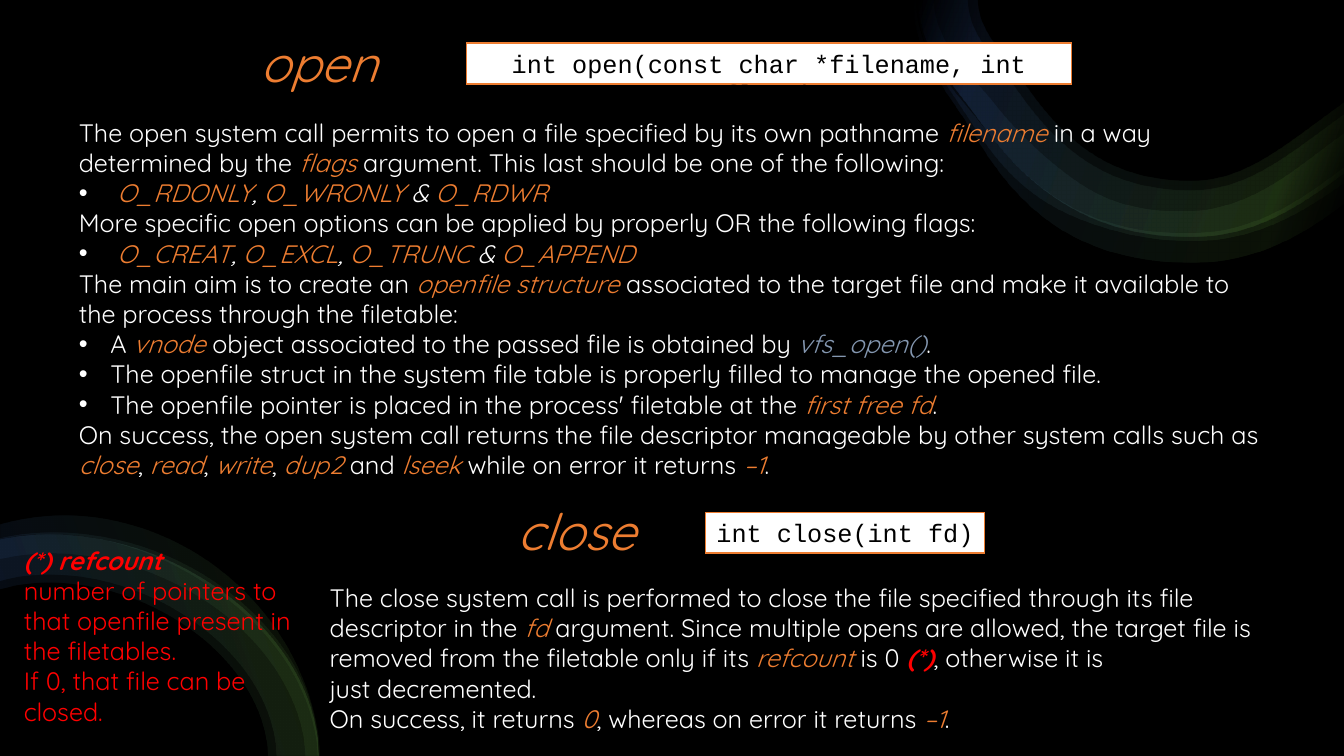
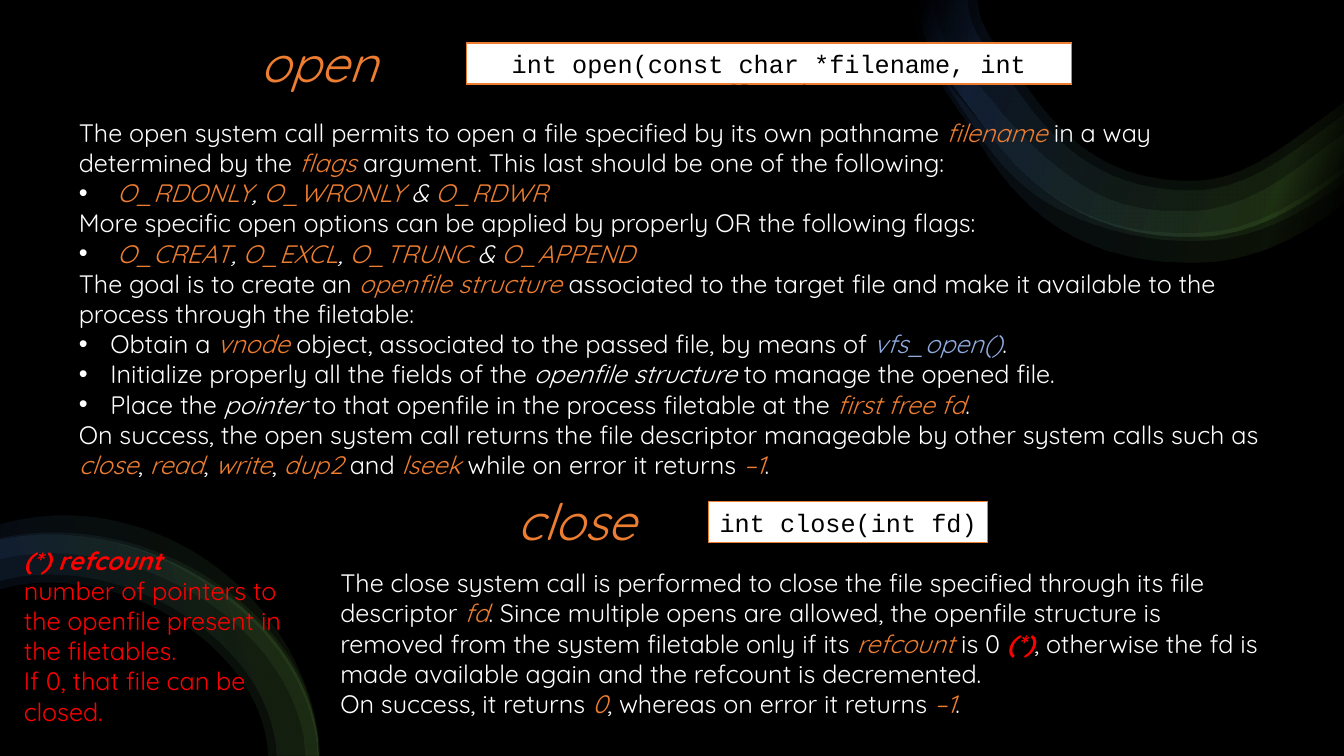
Before and after one commit to DavideAlta/OS161-shell, a slide deck: slide 13 of OS161-shell.pptx. Drawn at 1344x756 pixels with LibreOffice and Linux fonts; fonts in the diff are those of the drawing. Boxes give left, top, right and bottom in pixels: in the first picture for what was removed or moved away, otherwise in the second. Text is boxed around its words. In the diff, an @@ line names an element or a change of style, - is before the commit and + after.

```diff
--- a/OS161-shell.pptx
+++ b/OS161-shell.pptx
@@ text at (79,266,1216,419): text changed @@
-The main aim is to create an openfile structure associated to the target file and make it available to the process through the filetable:
-• A vnode object associated to the passed file is obtained by vfs_open().
-• The openfile struct in the system file table is properly filled to manage the opened file.
-• The openfile pointer is placed in the process' filetable at the first free fd.
+The goal is to create an openfile structure associated to the target file and make it available to the process through the filetable:
+• Obtain a vnode object, associated to the passed file, by means of vfs_open().
+• Initialize properly all the fields of the openfile structure to manage the opened file.
+• Place the pointer to that openfile in the process filetable at the first free fd.
@@ text "close": place and size @@
-text "close" at (517,512,636,551)
+text "close" at (517,502,636,541)
@@ rectangle "int close(int fd)": place and size @@
-rectangle "int close(int fd)" at (706,512,985,553)
+rectangle "int close(int fd)" at (709,502,988,542)
@@ text "The close system call is ...": place and size @@
-text "The close system call is ..." at (330,588,1251,731)
+text "The close system call is ..." at (340,573,1257,716)
@@ text at (24,573,281,661): text changed @@
-number of pointers to that openfile present in the filetables.
+number of pointers to the openfile present in the filetables.
@@ text at (340,573,1257,688): text changed @@
-The close system call is performed to close the file specified through its file descriptor in the fd argument. Since multiple opens are allowed, the target file is removed from the filetable only if its refcount is 0 (*), otherwise it is just decremented.
+The close system call is performed to close the file specified through its file descriptor fd. Since multiple opens are allowed, the openfile structure is removed from the system filetable only if its refcount is 0 (*), otherwise the fd is made available again and the refcount is decremented.
```
Also in this commit, not shown: 10 other slides changed.
